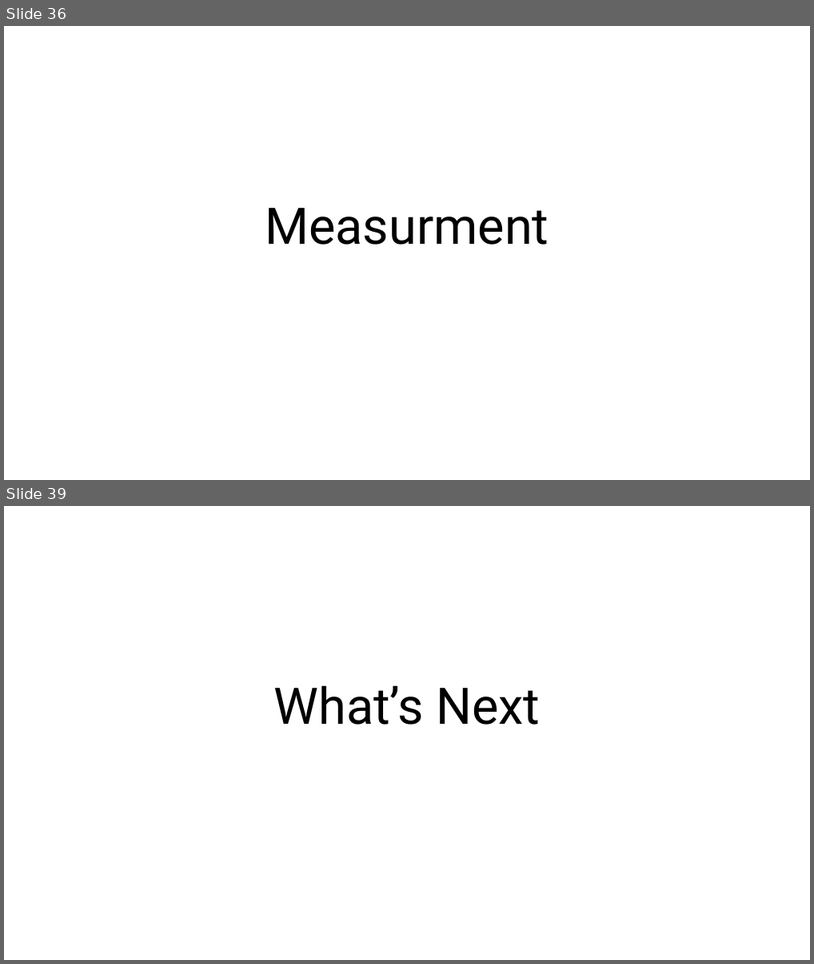
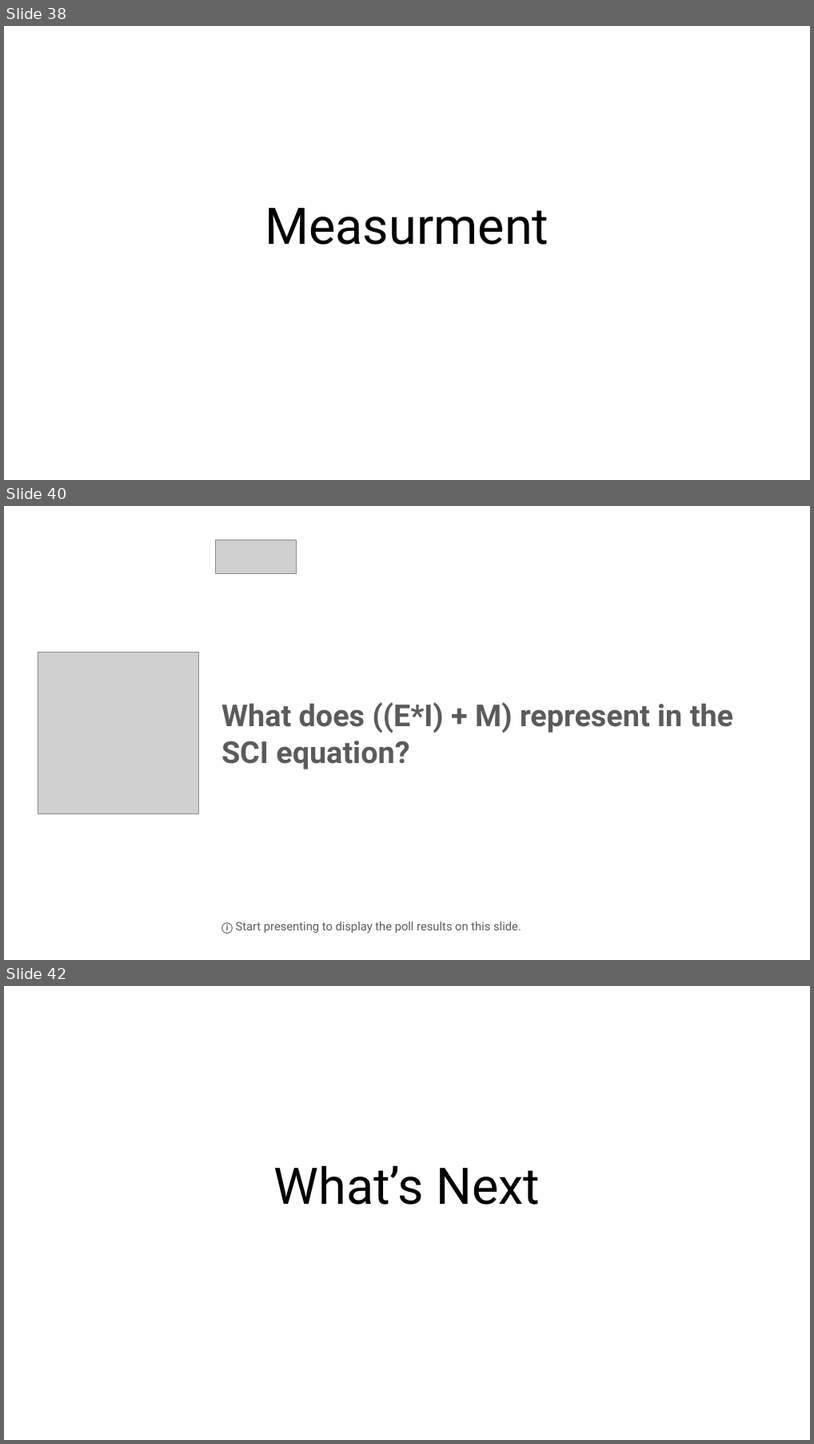
Before and after one commit to childotg/Events.2024, a slide deck: 240408 - DevOps Conference 2024 @London/Green must be convenient.pptx. Shown one above the other, each under a label of ours: slides 36 and 39 before the commit, slides 38, 40 and 42 after it; the slides between them are not shown. The pictures are 814x964 and 814x1444 pixels, drawn with LibreOffice and Linux fonts; fonts in the diff are those of the drawing; grey boxes stand for pictures. Boxes give left, top, right and bottom in pixels: in the first picture for what was removed or moved away, otherwise in the second. Text is boxed around its words. In the diff, an @@ line names an element or a change of style, - is before the commit and + after.

```diff
--- a/240408 - DevOps Conference 2024 @London/Green must be convenient.pptx
+++ b/240408 - DevOps Conference 2024 @London/Green must be convenient.pptx
@@ slide 40 added at (4, 506, 810, 960), background #FFFFFF @@
@@ picture added at (216, 540, 296, 574) @@
@@ picture added at (38, 652, 199, 814) @@
@@ rectangle added at (216, 676, 777, 790), outline #FFFFFF 1 pt, 36 pt, text #5B5B5B, bold @@
+What does ((E*I) + M) represent in the SCI equation?
@@ text added at (222, 921, 522, 933), 14 pt, text #5B5B5B @@
+ⓘ Start presenting to display the poll results on this slide.
@@ what was slide 36 is now slide 38 @@
@@ what was slide 39 is now slide 42 @@
```
Also in this commit, not shown: 1 slide changed, 2 other slides added, 4 other files.
